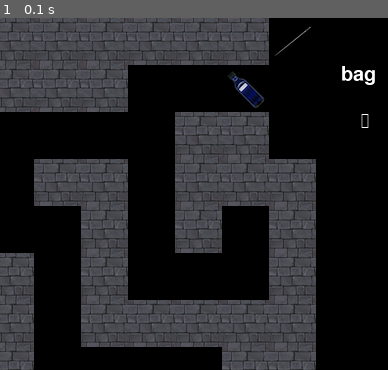
Above: before the commit, frame 1.
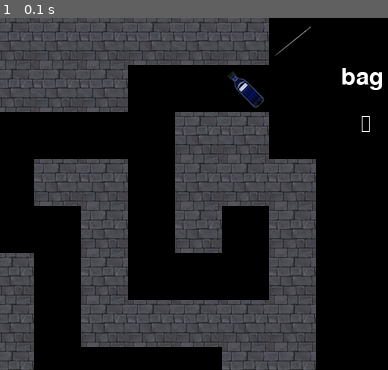
Above: after the commit, the same moment.

Repository: clementbutor/mcgyver2
Game: pygame game, started from 1pygame.py
The game is run twice, just before and just after one commit, with the same random seed, the same clock (stepped at 60 frames per second) and the same inputs.
Inputs:
- Up to frame 1 (0.1 s): no input
The pictures show only the part of the screen within x 50-100%, y 0-50%; the shares and areas given below are measured in that part.

The runs differ from the first frame. In frame 1, 0.4% of the frame differs, in the area x 88-99%, y 13-33%.

Commit message:
Update 1pygame.py

Diff:
--- a/1pygame.py
+++ b/1pygame.py
@@ -102,17 +102,19 @@
 
 
 
-def check_victory(maze, guardian_pos, bag, window, text_lose, text_win):
+def check_victory(maze, guardian_pos, bag, window, text_lose, text_win, text_esc):
 	if find_tile(maze, 2) == guardian_pos:
 		if len(bag) == 3:
 			#print("win")
 			window.fill((0, 0, 0))
-			window.blit(text_win, (300, 300))
+			window.blit(text_win, (360, 300))
+			window.blit(text_esc, (195, 600))
 			return "win"
 		else:
 			#print("lose")
 			window.fill((0, 0, 0))
-			window.blit(text_lose, (300, 300))
+			window.blit(text_lose, (360, 300))
+			window.blit(text_esc, (195, 600))
 			return "lose"
 	return "run"
 
@@ -136,14 +138,16 @@
 		window = pygame.display.set_mode(resolution, pygame.RESIZABLE) #ouverture fenêtre #, pygame.RESIZABLE
 		black = (0, 0, 0)
 		blank = (255, 255, 255)
-		herculanum_font = pygame.font.SysFont("herculanum", 30)
+		herculanum1_font = pygame.font.SysFont("herculanum", 35)
+		herculanum2_font = pygame.font.SysFont("herculanum", 15)
 		bag = []
 		state = "run"
 		running = True
-		text_bag = herculanum_font.render("bag", True, blank)
-		text_fleche = herculanum_font.render("☟", True, blank)
-		text_win = herculanum_font.render("WIN !", True, blank)
-		text_lose = herculanum_font.render("LOSE !", True, blank)
+		text_bag = herculanum1_font.render("bag", True, blank)
+		text_fleche = herculanum1_font.render("☟", True, blank)
+		text_win = herculanum1_font.render("WIN !", True, blank)
+		text_lose = herculanum1_font.render("LOSE !", True, blank)
+		text_esc = herculanum2_font.render("Press 'ESC' to quit,  any other key will restart the game.", True, blank)
 		images = {
 			"wall_image" : pygame.image.load("wall.png").convert_alpha(),
 			"tube_image" : pygame.image.load("tube.png").convert_alpha(),
@@ -184,7 +188,7 @@
 				else:
 					if event.type == pygame.KEYDOWN:
 						running = False
-			state = check_victory(maze, guardian_pos, bag, window, text_lose, text_win)
+			state = check_victory(maze, guardian_pos, bag, window, text_lose, text_win, text_esc)
 
 			pygame.display.flip() #rafraîchissement de l'affichage
 
